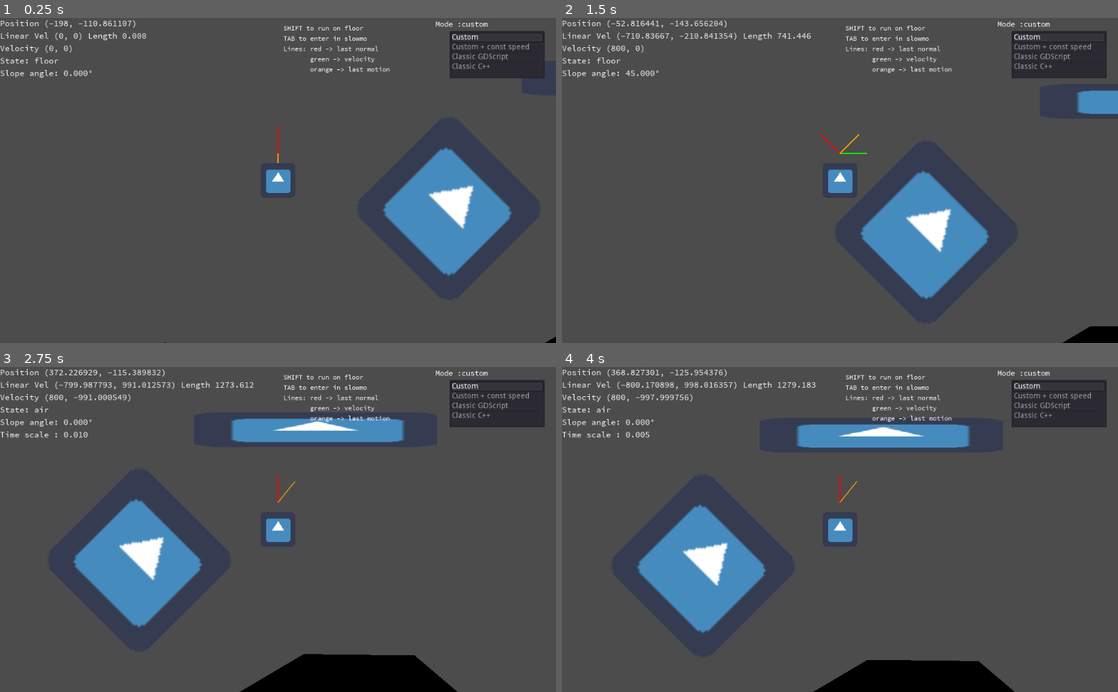
Above: before the commit, frames 1-4 (two rows, left to right).
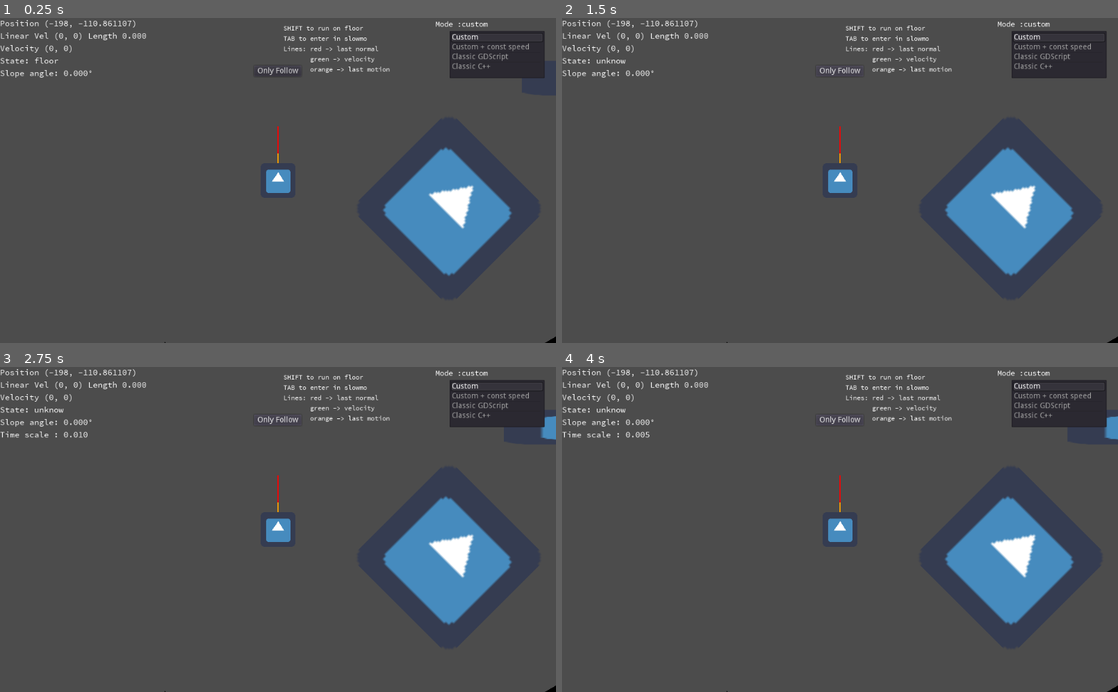
Above: after the commit, the same moments.

Repository: fabriceci/move_and_slide
Game: Godot game, scene res://World.tscn
Same seed, same stepped clock (60 frames per second), same inputs: the game is played once before the commit and once after it. The engine's default icon, where the game draws it, is replaced by a stand-in: a white triangle on a blue panel in a dark square.
Inputs (mouse positions are in pixels of both pictures, inside the frame that each line leads up to):
- Up to frame 1 (0.25 s): no input
- Up to frame 2 (1.5 s): click (840, 70) at 0.5 s, where only the run after the commit has a clickable "Only Follow"; tap Enter (ui_accept) at 1.25 s; hold Right (ui_right) from 1.28 s (still down); hold Shift (run) from 1.28 s (still down)
- Up to frame 3 (2.75 s): keep holding Right (ui_right); tap Enter (ui_accept) at 1.52, 2.27 s; release Shift (run) at 2.03 s; tap Tab (slow) at 2.1 s
- Up to frame 4 (4 s): release Right (ui_right) at 2.78 s; hold Left (ui_left) 2.78-3.53 s; hold Shift (run) 2.78-3.53 s; hold Right (ui_right) from 3.53 s (still down); tap Tab (slow) at 3.6 s; tap Enter (ui_accept) at 3.77 s

The runs differ from the first frame. In frame 1, less than 0.1% of the frame differs, in the area x 46-54%, y 15-18%; in frame 2, 11%; in frame 3, 17%, in the area x 6-100%, y 0-100%; in frame 4, 16%.

Commit message:
Draft: setup an easy way to reproduce the bug

Diff:
--- a/Player/Custom/PlayerCustom.gd
+++ b/Player/Custom/PlayerCustom.gd
@@ -12,6 +12,7 @@
 var last_motion = Vector2.ZERO
 var CONSTANT_SPEED = false
 var MOVE_ON_FLOOR_ONLY = true
+var only_follow_platform = false
 
 func _process(_delta):
 	update()
@@ -72,6 +73,8 @@
 	on_air = false
 	floor_normal = Vector2()
 	floor_velocity = Vector2()
+	if only_follow_platform:
+		return Vector2.ZERO
 	platform_ref = null
 
 	var first_collision = true
@@ -100,8 +103,8 @@
 					platform_ref = collision.collider
 
 					if p_stop_on_slope:
-						if (motion.normalized() + p_up_direction).length() < 0.01 and collision.travel.length() < 1 :
-							position.y = previous_pos.y #position -= collision.travel.slide(p_up_direction)
+						if (original_motion.normalized() + p_up_direction).length() < 0.01 and collision.travel.length() < 1 :
+							position = previous_pos #position -= collision.travel.slide(p_up_direction)
 							motion = Vector2.ZERO
 
 					p_linear_velocity.y = 0
--- a/World.gd
+++ b/World.gd
@@ -54,3 +54,7 @@
 			remove_child(get_node("Player"))
 		add_child(instance)
 		instance.position = player_position
+
+func _on_Button_pressed() -> void:
+	var player = get_node("Player")
+	player.only_follow_platform  = not player.only_follow_platform
--- a/World.tscn
+++ b/World.tscn
@@ -84,6 +84,18 @@
 "_edit_use_anchors_": false
 }
 
+[node name="Button" type="Button" parent="CanvasLayer/Control"]
+margin_left = 468.216
+margin_top = 87.5441
+margin_right = 532.216
+margin_bottom = 107.544
+focus_mode = 0
+enabled_focus_mode = 0
+text = "Only Follow"
+__meta__ = {
+"_edit_use_anchors_": false
+}
+
 [node name="Level" type="Node2D" parent="."]
 
 [node name="StaticBody2D" type="StaticBody2D" parent="Level"]
@@ -130,3 +142,4 @@
 position = Vector2( 400, -300 )
 
 [connection signal="item_selected" from="CanvasLayer/Control/ItemList" to="." method="_on_ItemList_item_selected"]
+[connection signal="pressed" from="CanvasLayer/Control/Button" to="." method="_on_Button_pressed"]
